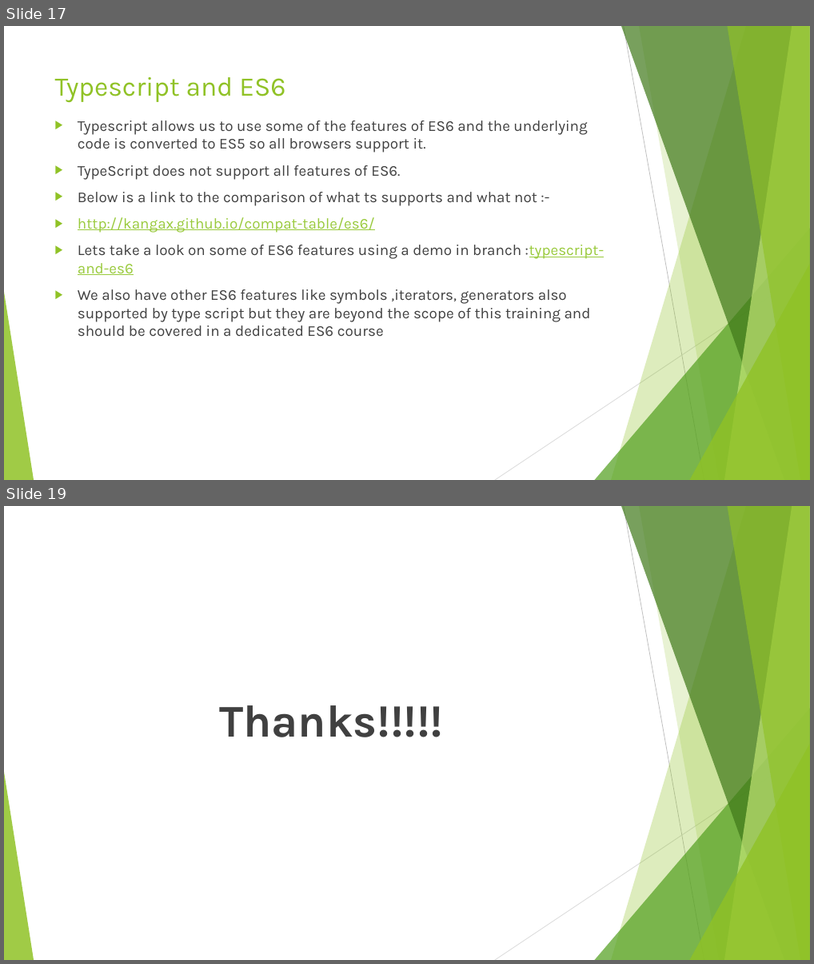
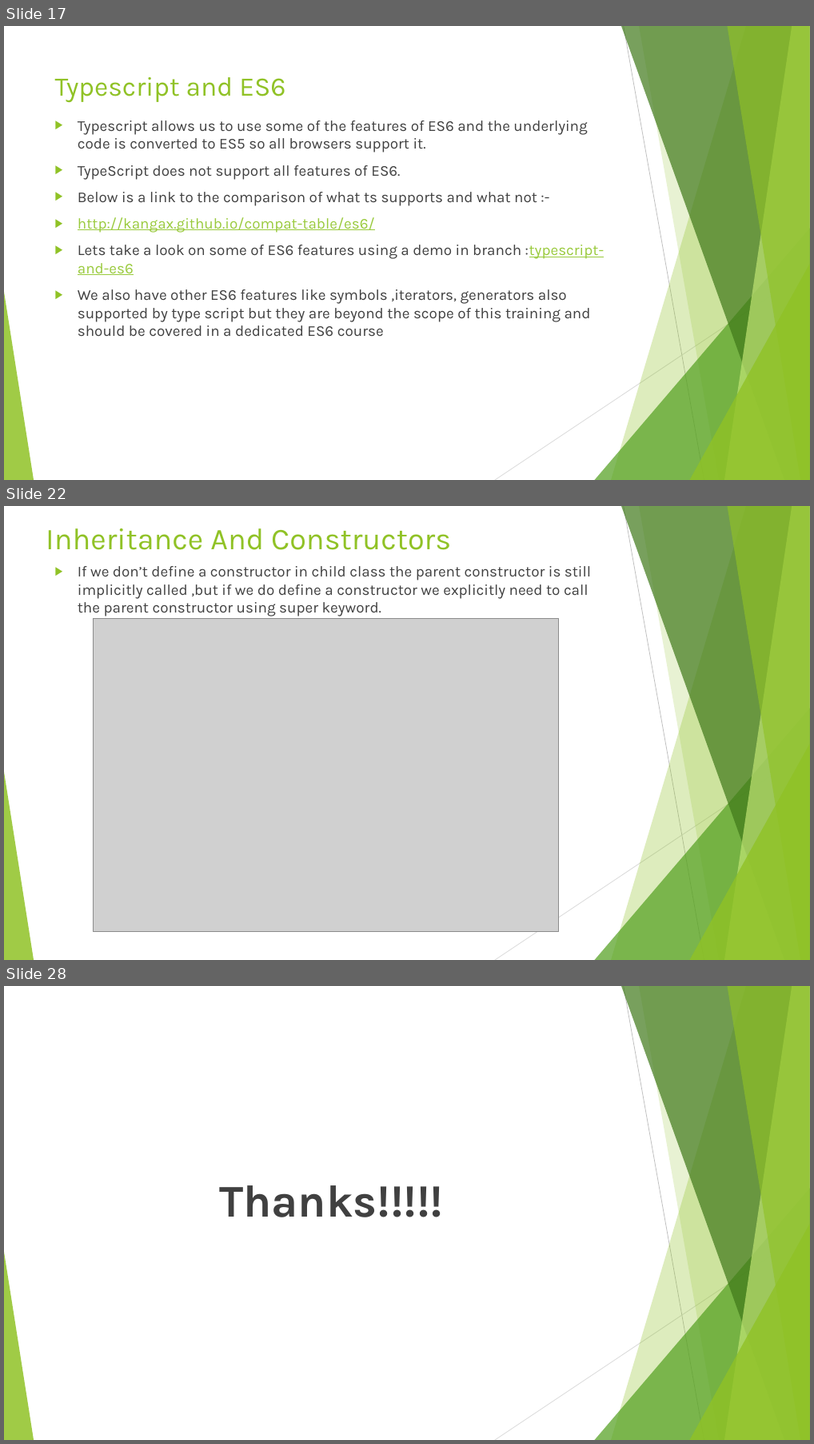
Before and after one commit to rudhrainfogain/typescript-complete-course, a slide deck: Type Script v5.0.pptx. Shown one above the other, each under a label of ours: slides 17 and 19 before the commit, slides 17, 22 and 28 after it; the slides between them are not shown. The pictures are 814x964 and 814x1444 pixels, drawn with LibreOffice and Linux fonts; fonts in the diff are those of the drawing; grey boxes stand for pictures. Boxes give left, top, right and bottom in pixels: in the first picture for what was removed or moved away, otherwise in the second. Text is boxed around its words. In the diff, an @@ line names an element or a change of style, - is before the commit and + after.

Commit message:
added TS classes example

```diff
--- a/Type Script v5.0.pptx
+++ b/Type Script v5.0.pptx
@@ slide 22 added at bbox=[4, 506, 810, 960], background #FFFFFF; not listed: 10 template elements that a slide beside it also shows @@
@@ title added at bbox=[46, 528, 451, 550], 36 pt, text #90C226 @@
+Inheritance And Constructors
@@ text added at bbox=[78, 566, 591, 616], 18 pt, text #404040 @@
+▶ If we don’t define a constructor in child class the parent constructor is still implicitly called ,but if we do define a constructor we explicitly need to call the parent constructor using super keyword.
@@ picture added at bbox=[93, 618, 558, 932] @@
@@ what was slide 19 is now slide 28 @@
```
Also in this commit, not shown: 9 other slides added, 1 slide removed, 10 other files.
